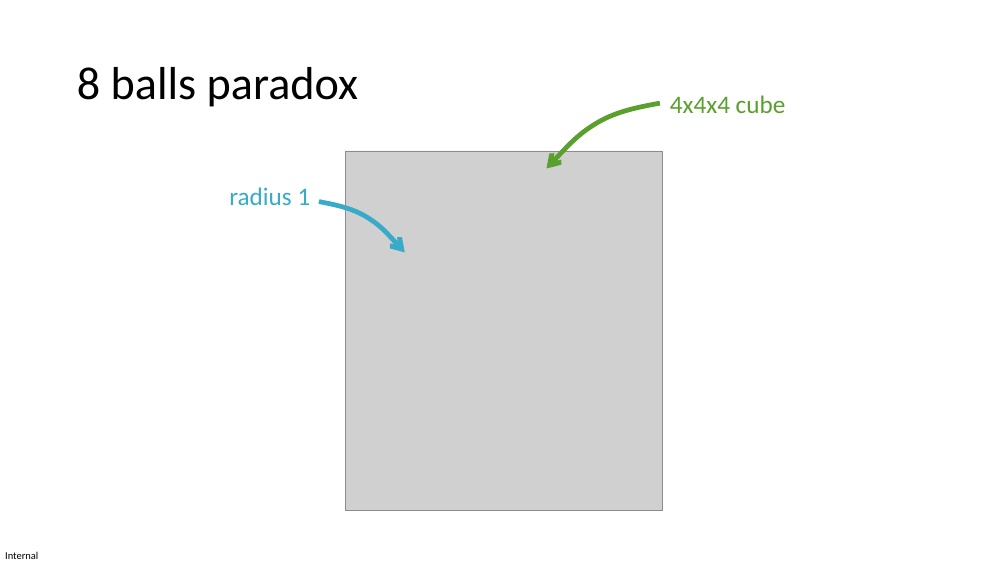
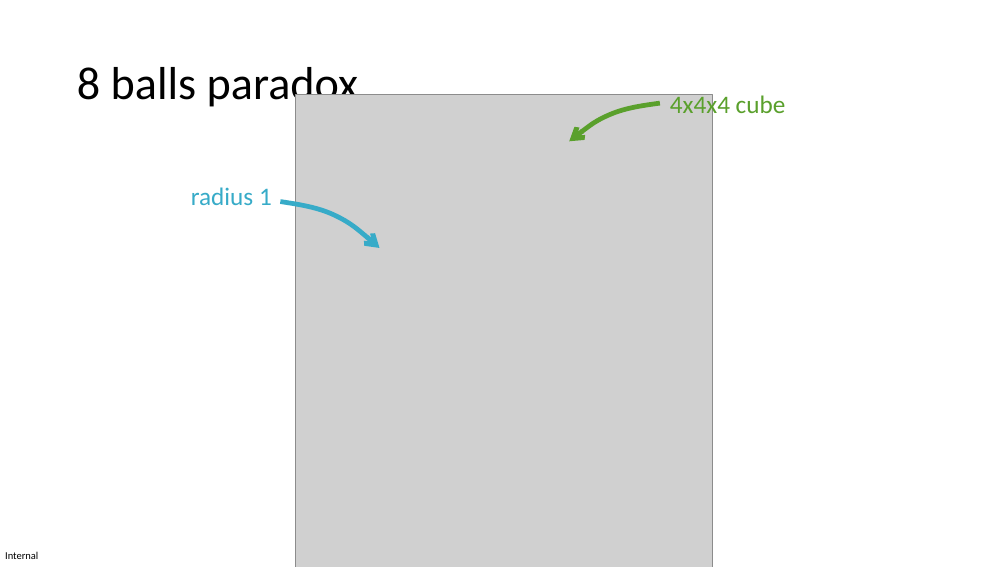
Before and after one commit to MICS-Lab/XmasPresentation2023PRFD, a slide deck: slide 17 of slides_x_mas_2023.pptx. Drawn at 1008x567 pixels with LibreOffice and Linux fonts; fonts in the diff are those of the drawing; grey boxes stand for pictures. Boxes give left, top, right and bottom in pixels: in the first picture for what was removed or moved away, otherwise in the second. Text is boxed around its words. In the diff, an @@ line names an element or a change of style, - is before the commit and + after.

Commit message:
enlarged images + adapted legend

```diff
--- a/slides_x_mas_2023.pptx
+++ b/slides_x_mas_2023.pptx
@@ picture: place and size @@
-picture at <box>346,151,662,511</box>
+picture at <box>296,95,712,567</box>
@@ freeform shape: place and size @@
-freeform shape at <box>547,103,660,168</box>
+freeform shape at <box>569,103,660,141</box>
@@ text "radius 1": place and size @@
-text "radius 1" at <box>229,187,311,205</box>
+text "radius 1" at <box>191,187,272,205</box>
@@ freeform shape: place and size @@
-freeform shape at <box>319,202,405,253</box>
+freeform shape at <box>281,202,380,248</box>
```
Also in this commit, not shown: 8 other slides changed.
